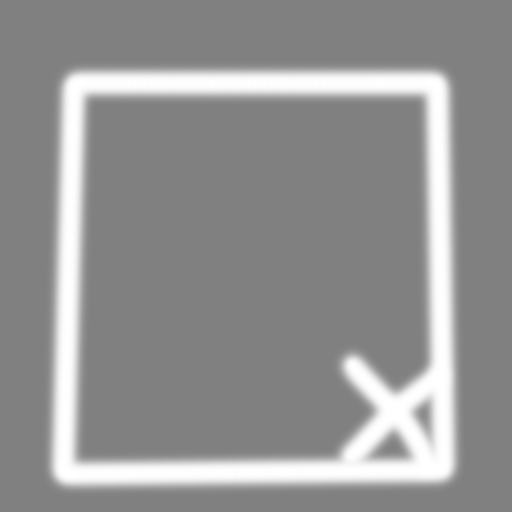
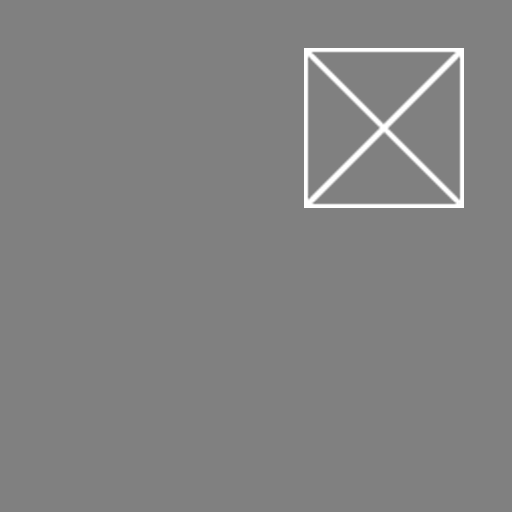
Before/after of a 512px x 512px layered artwork. What changed in the layer stack:
added layer "Ebene 1" above "Ebene 0" over (304, 48, 464, 208)
hid "Ebene 0", painted on it over (43, 48, 465, 495)
